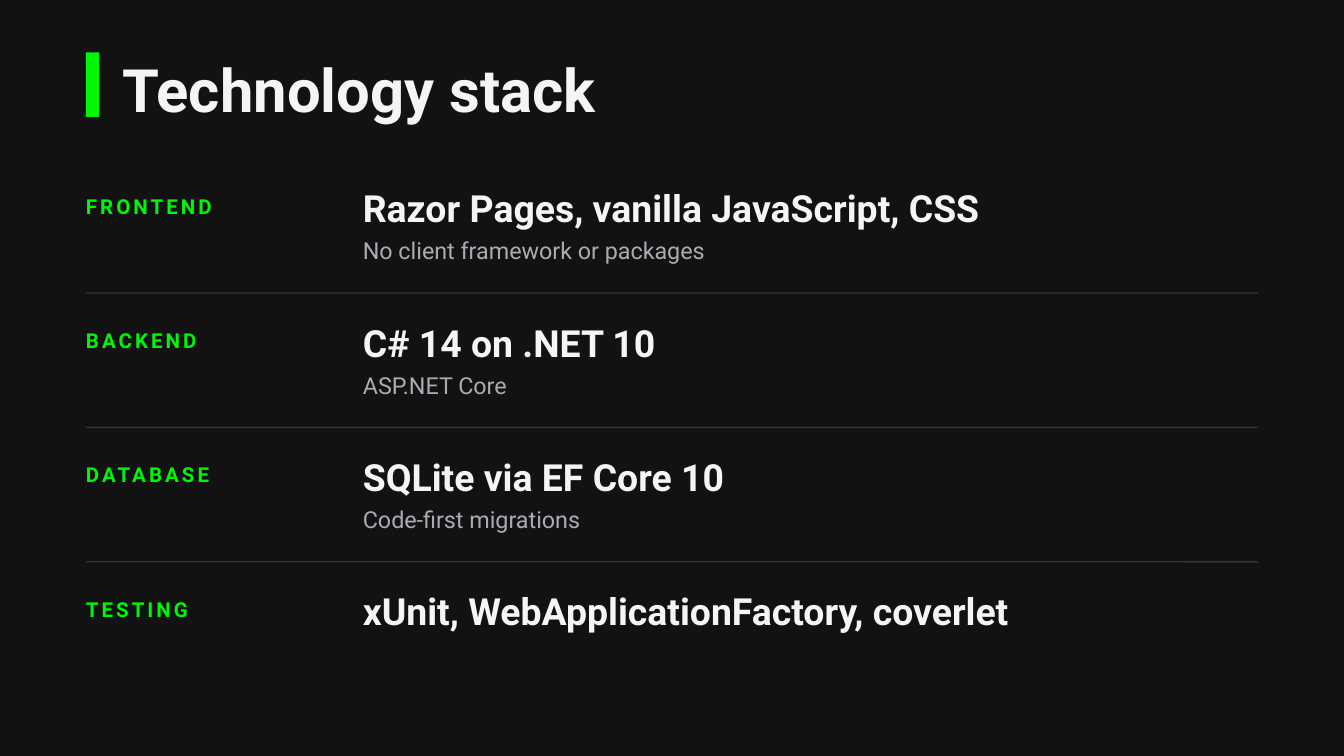
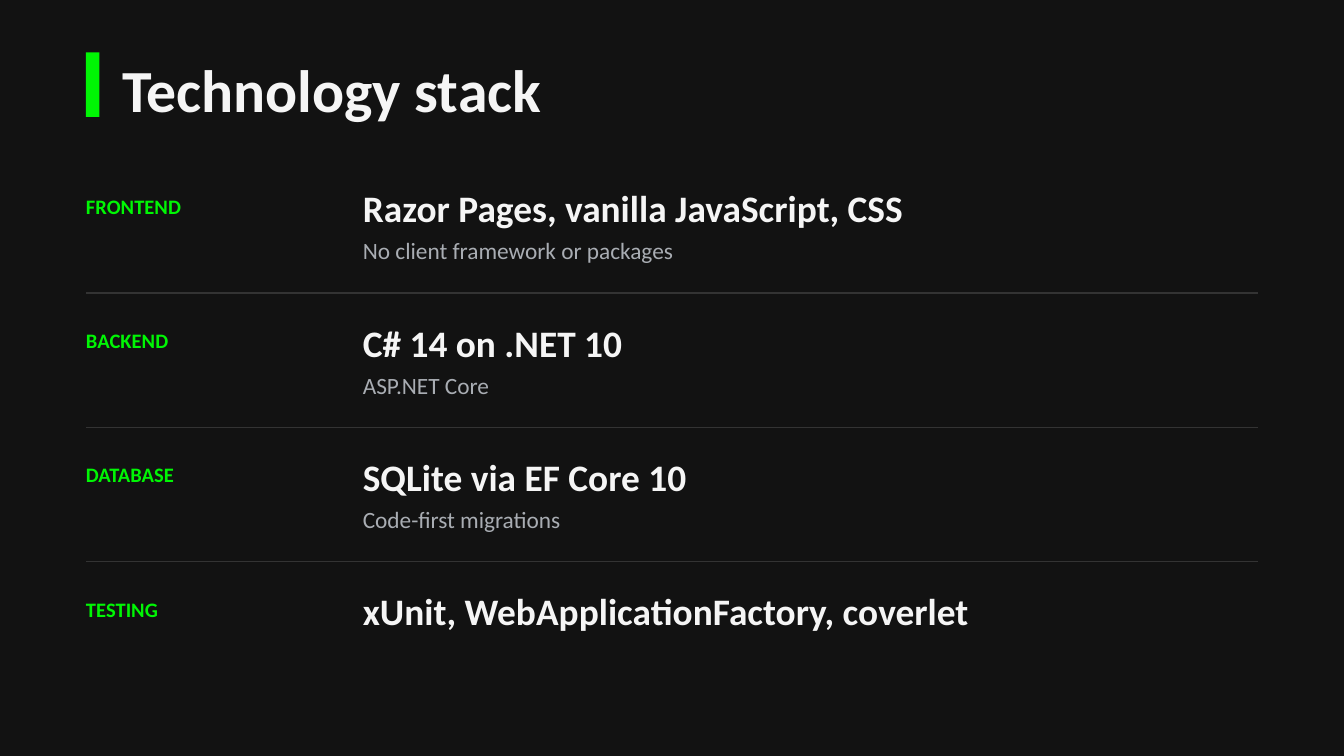
Before and after one commit to johndifini/atm, a slide deck: slide 2 of design/atm-deck.pptx (slide 3 before the commit). Drawn at 1344x756 pixels with LibreOffice and Linux fonts; fonts in the diff are those of the drawing. Boxes give left, top, right and bottom in pixels: in the first picture for what was removed or moved away, otherwise in the second. Text is boxed around its words. In the diff, an @@ line names an element or a change of style, - is before the commit and + after.

```diff
--- a/design/atm-deck.pptx
+++ b/design/atm-deck.pptx
@@ font Roboto to Calibri, letter spacing 1.6 to 0 pt in 4 elements at [86,200,181,214], [86,334,168,348], [86,468,174,482], [86,603,158,617] @@
@@ font Roboto to Calibri in 8 elements at [122,70,541,122], [363,195,903,229], [363,243,673,263], [363,331,622,358], [363,379,489,394], [363,465,686,496], [363,512,560,532], [363,598,969,631] @@
```
Also in this commit, not shown: 7 other slides changed, 2 other files.
